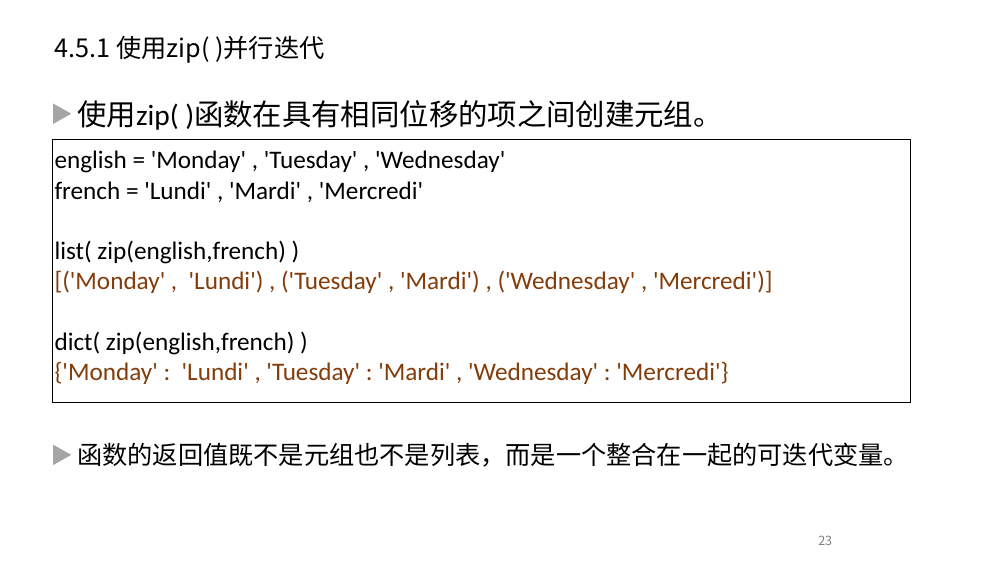
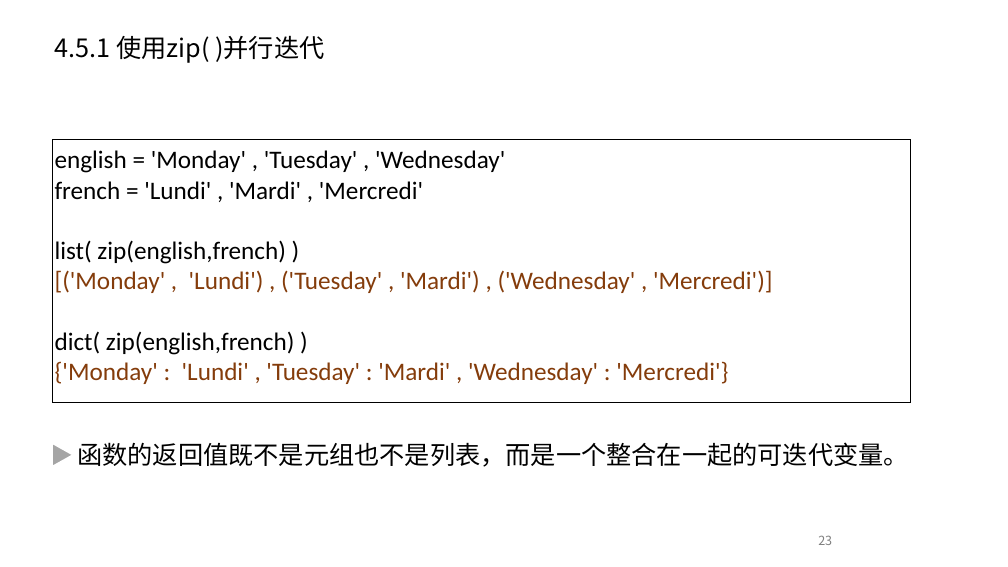
Before and after one commit to cimeguy/ML_for_Game-GoldenPoint, a slide deck: slide 23 of PPT/04代码结构.pptx. Drawn at 1008x567 pixels with LibreOffice and Linux fonts; fonts in the diff are those of the drawing; background and template pictures are left out. Boxes give left, top, right and bottom in pixels: in the first picture for what was removed or moved away, otherwise in the second. Text is boxed around its words. In the diff, an @@ line names an element or a change of style, - is before the commit and + after.

```diff
--- a/PPT/04代码结构.pptx
+++ b/PPT/04代码结构.pptx
@@ freeform shape removed at box(52, 102, 73, 126) @@
@@ text removed at box(77, 100, 722, 130) @@
-使用zip( )函数在具有相同位移的项之间创建元组。
```
Also in this commit, not shown: 8 other slides changed, 1 slide added, 1 slide removed.
